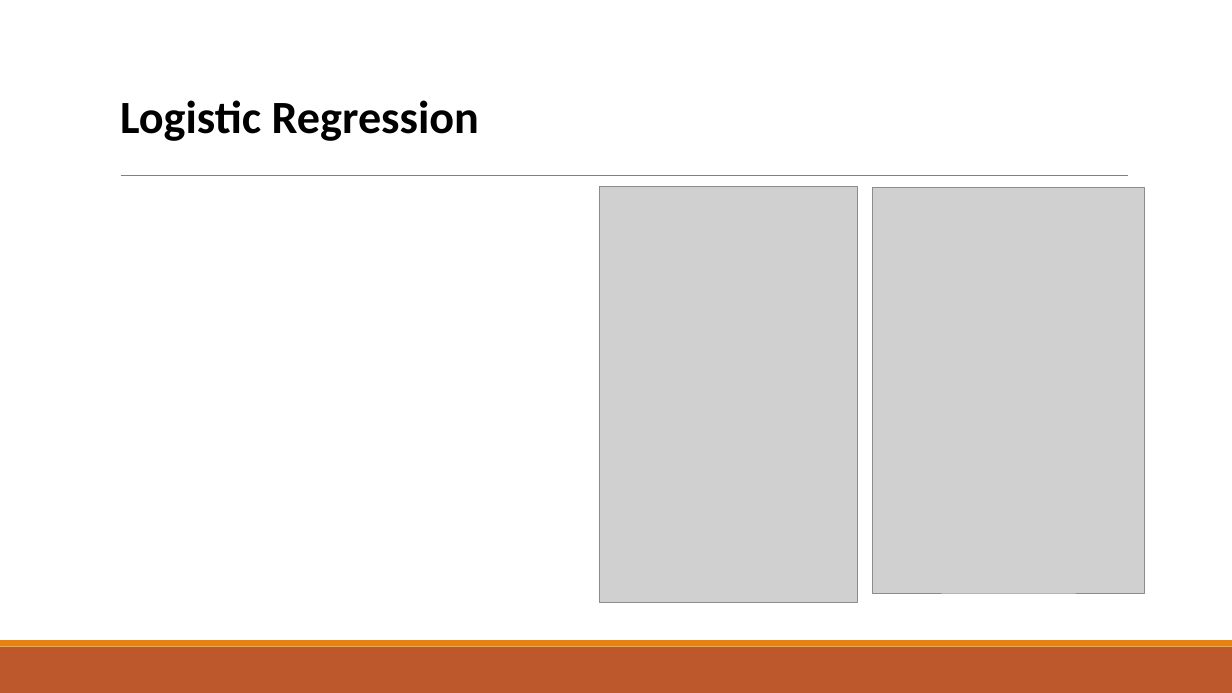
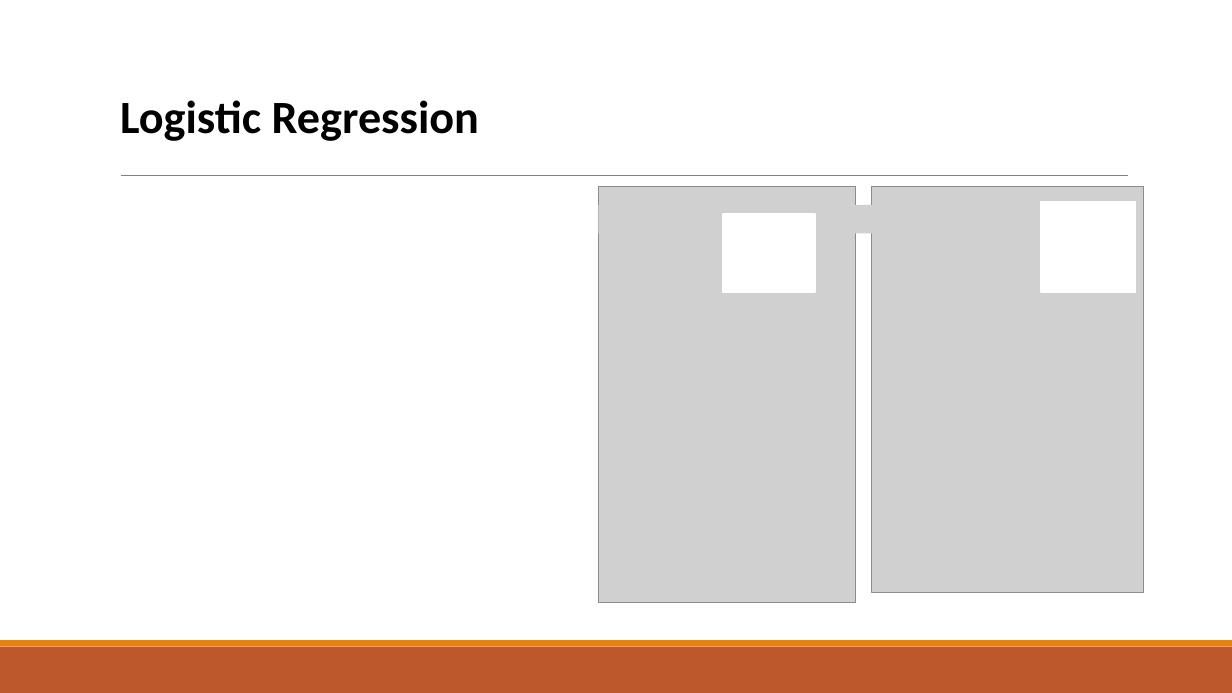
Before and after one commit to psm9733/jekyll-now, a slide deck: slide 22 of ppt/Regression.pptx. Drawn at 1232x693 pixels with LibreOffice and Linux fonts; fonts in the diff are those of the drawing; grey boxes stand for pictures. Boxes give left, top, right and bottom in pixels: in the first picture for what was removed or moved away, otherwise in the second. Text is boxed around its words. In the diff, an @@ line names an element or a change of style, - is before the commit and + after.

Commit message:
7week modified ppt

```diff
--- a/ppt/Regression.pptx
+++ b/ppt/Regression.pptx
@@ picture added at bbox=[599, 205, 702, 234] @@
@@ picture added at bbox=[837, 205, 941, 234] @@
@@ rectangle added at bbox=[1042, 202, 1136, 292], fill #FFFFFF, outline #FFFFFF 1.25 pt @@
@@ rectangle added at bbox=[723, 214, 815, 293], fill #FFFFFF, outline #FFFFFF 1.25 pt @@
```
Also in this commit, not shown: 1 other file.
